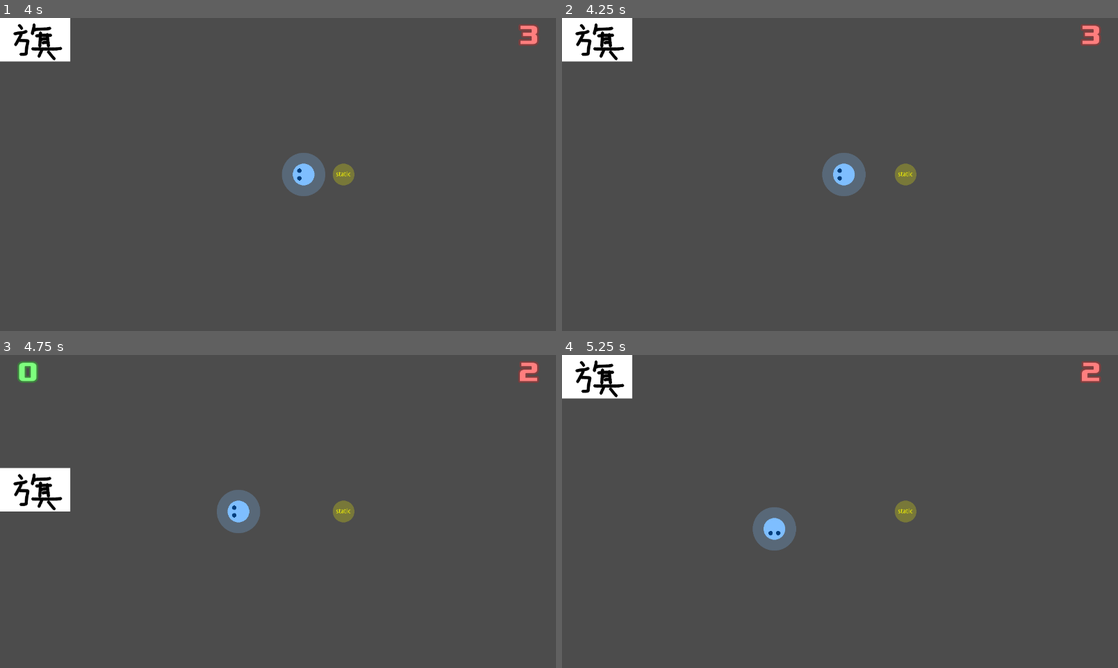
Above: before the commit, frames 1-4 (two rows, left to right).
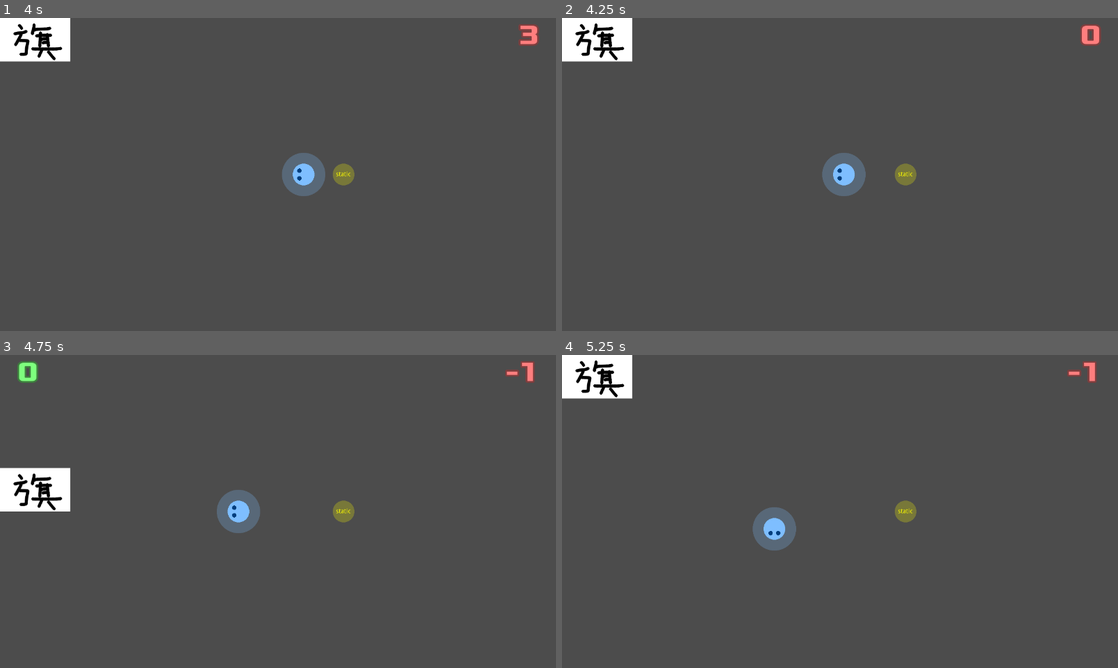
Above: after the commit, the same moments.

Repository: saimukzi/NfaoPoSim
Game: Godot game, scene res://DebugStage/DebugStage.tscn
The game is run twice, just before and just after one commit, with the same random seed, the same clock (stepped at 60 frames per second) and the same inputs. This scene is started directly instead of the project's main scene. Sound files missing from this copy of the repository are replaced by a short silence.
Inputs:
- Up to frame 1 (4 s): tap Enter at 0.5 s; hold Right (game_right) 0.53-1.28 s; hold Z (game_eat) 0.53-1.28 s; hold Down (game_down) 1.28-2.03 s; tap Z (game_eat) at 1.35, 2.85 s; hold Right (game_right) 2.03-2.78 s; hold Z (game_eat) 2.03-2.78 s; hold Up (game_up) 2.78-3.53 s; hold Left (game_left) from 3.53 s (still down); hold Z (game_eat) from 3.53 s (still down)
- Up to frame 2 (4.25 s): keep holding Left (game_left); keep holding Z (game_eat); tap A (debug_force_player_die, bound only after the commit) at 4.15 s
- Up to frame 3 (4.75 s): keep holding Left (game_left); release Z (game_eat) at 4.28 s; tap Z (game_eat) at 4.35 s
- Up to frame 4 (5.25 s): release Left (game_left) at 5.03 s; hold Down (game_down) from 5.03 s (still down); hold Z (game_eat) from 5.03 s (still down)

Frame 1 is identical in both runs. In frame 2, less than 0.1% of the frame differs, in the area x 93-97%, y 2-9%; in frame 3, 0.2%, in the area x 90-97%, y 2-9%; in frame 4, 0.2%.

Commit message:
debug short to force player die

Diff:
--- a/PolicePlayer/PolicePlayer.gd
+++ b/PolicePlayer/PolicePlayer.gd
@@ -46,6 +46,12 @@
 	else:
 		$PlayerEatMobExecuteCollisionLayer.monitorable = false
 
+	# force player die
+	if Input.is_action_just_pressed("debug_force_player_die"):
+		$BadAudio.play()
+		life = 0
+		game_base_node.emit_signal('player_life_change',self)
+
 func _on_player_guilty(player_node):
 	if player_node != self: return
 	$BadAudio.play()
--- a/project.godot
+++ b/project.godot
@@ -88,6 +88,11 @@
 "events": [ Object(InputEventKey,"resource_local_to_scene":false,"resource_name":"","device":0,"alt":false,"shift":false,"control":false,"meta":false,"command":false,"pressed":false,"scancode":87,"physical_scancode":0,"unicode":0,"echo":false,"script":null)
  ]
 }
+debug_force_player_die={
+"deadzone": 0.5,
+"events": [ Object(InputEventKey,"resource_local_to_scene":false,"resource_name":"","device":0,"alt":false,"shift":false,"control":false,"meta":false,"command":false,"pressed":false,"scancode":65,"physical_scancode":0,"unicode":0,"echo":false,"script":null)
+ ]
+}
 
 [layer_names]
 
